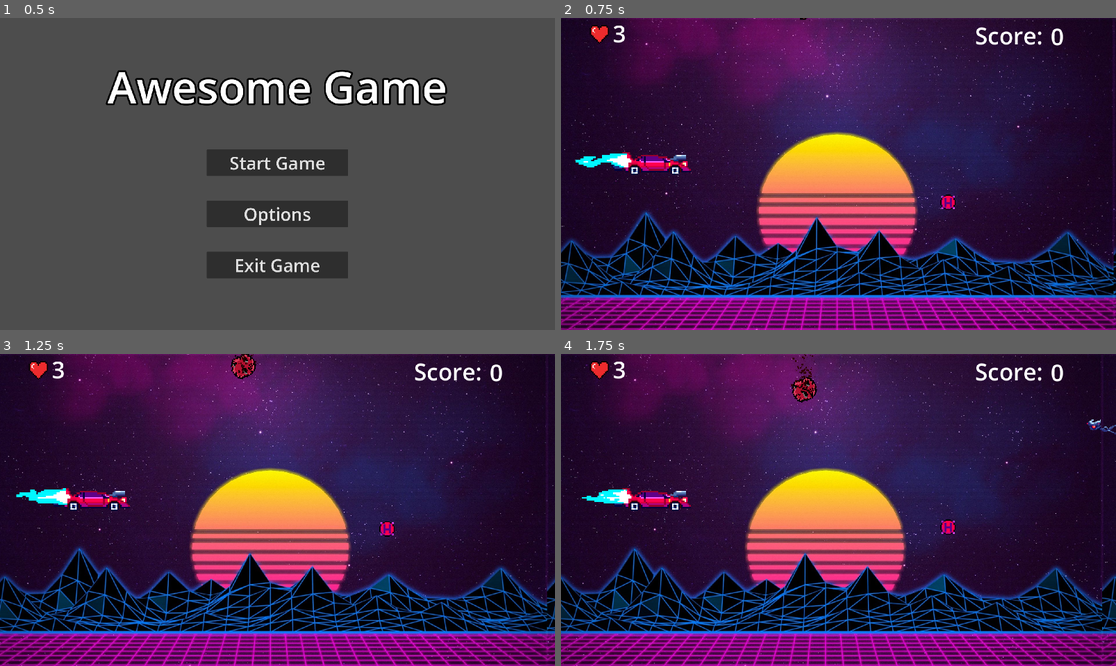
Above: before the commit, frames 1-4 (two rows, left to right).
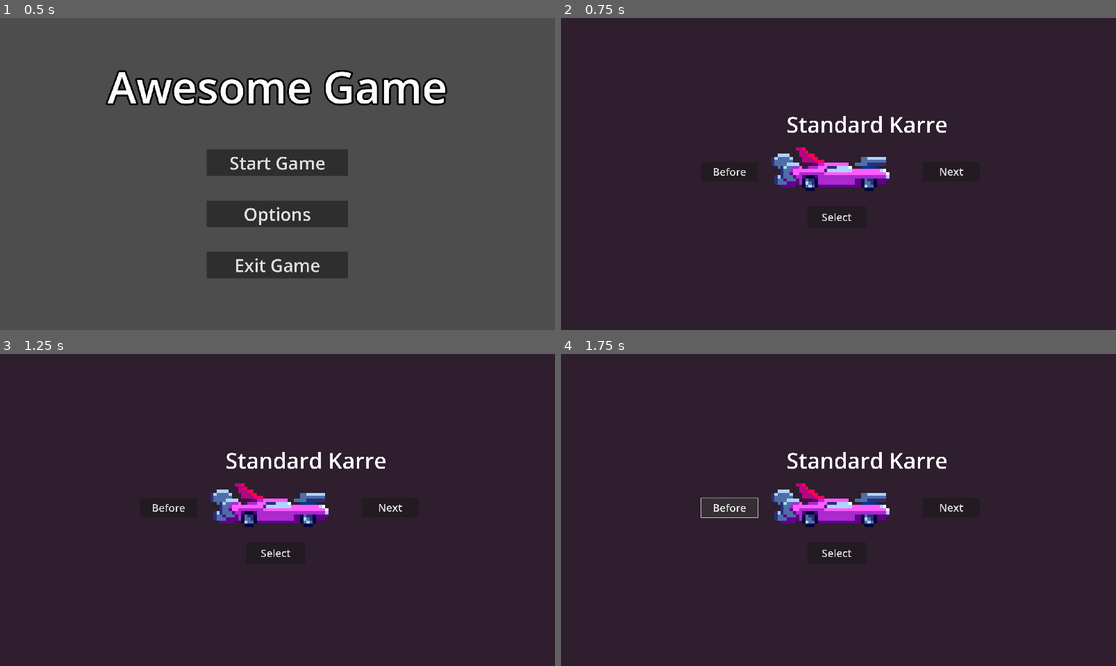
Above: after the commit, the same moments.

Repository: P0ddy/Project-Bentley
Game: Godot game, scene res://Scenes/Menu/main_menu.tscn
Two runs of this game, one before a commit and one after it. Both use one fixed random seed, a clock stepped at 60 frames per second and the inputs below. Sound files missing from this copy of the repository are replaced by a short silence.
Inputs (mouse positions are in pixels of both pictures, inside the frame that each line leads up to):
- Up to frame 1 (0.5 s): no input
- Up to frame 2 (0.75 s): click "Start Game" at 0.5 s
- Up to frame 3 (1.25 s): no input
- Up to frame 4 (1.75 s): click (727, 506) at 1.25 s, where only the run after the commit has a clickable "Before"

Frame 1 is identical in both runs. In frame 2, 70% of the frame differs, in the area x 0-100%, y 0-100%; in frame 3, 70%; in frame 4, 70%.

Commit message:
Adding Character Selection

Diff:
--- /dev/null
+++ b/Scenes/MainScene/AnimatedSprite.gd
@@ -0,0 +1,12 @@
+extends Sprite2D
+
+
+var players = {
+	0: preload("res://Assets/Cars/StandardCar/Car1-driving-idle-Shee-WITHOUT-FLAMEt.png"),
+	1: preload("res://Assets/Cars/Ferrari/Ferrari.png"),
+	2: preload("res://Assets/Cars/Bus/Bus.png")
+}
+
+
+func _ready():
+	self.texture = players[Global.PlayerSelect]
--- a/Scenes/MainScene/player.tscn
+++ b/Scenes/MainScene/player.tscn
@@ -1,173 +1,14 @@
-[gd_scene load_steps=45 format=3 uid="uid://bffmd8v2aatj"]
+[gd_scene load_steps=26 format=3 uid="uid://bffmd8v2aatj"]
 
 [ext_resource type="Script" path="res://Scenes/MainScene/player.gd" id="1_u2hrs"]
 [ext_resource type="Texture2D" uid="uid://bqroux18ckpri" path="res://Assets/Cars/StandardCar/Car1-driving-idle-Shee-WITHOUT-FLAMEt.png" id="2_acln5"]
-[ext_resource type="Texture2D" uid="uid://bdfg71glqval6" path="res://Assets/Cars/Bus/Bus.png" id="2_frm7s"]
-[ext_resource type="Texture2D" uid="uid://bxyor0ng5lemc" path="res://Assets/Cars/Ferrari/Ferrari.png" id="3_8poxs"]
 [ext_resource type="Texture2D" uid="uid://0y15fyppumw6" path="res://Assets/muzzle3.png" id="3_fca2x"]
 [ext_resource type="Texture2D" uid="uid://dp0lapmy514bb" path="res://Assets/Cars/StandardCar/Car1-driving-idle-Sheet-FLAME-ONLY.png" id="3_rrcaj"]
+[ext_resource type="Script" path="res://Scenes/MainScene/AnimatedSprite.gd" id="5_de3sp"]
 [ext_resource type="AudioStream" uid="uid://cp5bf2vyxjs8q" path="res://Audio/SFX/Player/GetDamage.wav" id="5_t36ud"]
 [ext_resource type="AudioStream" uid="uid://y5jlyno31mtq" path="res://Audio/SFX/Player/WeaponSounds/Laser_Shoot_Mix.wav" id="10_vibwc"]
 [ext_resource type="AudioStream" uid="uid://c0deer8q1sla5" path="res://Audio/SFX/Player/WeaponSounds/Laser_Shoot_Mix3.wav" id="11_6j32e"]
 [ext_resource type="AudioStream" uid="uid://c3ec2ibjn5xf4" path="res://Audio/SFX/Player/WeaponSounds/Laser_Shoot_Mix2.wav" id="12_l3slp"]
-
-[sub_resource type="AtlasTexture" id="AtlasTexture_mkof2"]
-atlas = ExtResource("2_frm7s")
-region = Rect2(0, 0, 83, 25)
-
-[sub_resource type="AtlasTexture" id="AtlasTexture_l8ar2"]
-atlas = ExtResource("2_frm7s")
-region = Rect2(83, 0, 83, 25)
-
-[sub_resource type="AtlasTexture" id="AtlasTexture_wf7kt"]
-atlas = ExtResource("2_frm7s")
-region = Rect2(166, 0, 83, 25)
-
-[sub_resource type="AtlasTexture" id="AtlasTexture_2sx6k"]
-atlas = ExtResource("2_frm7s")
-region = Rect2(249, 0, 83, 25)
-
-[sub_resource type="AtlasTexture" id="AtlasTexture_ab4aa"]
-atlas = ExtResource("2_frm7s")
-region = Rect2(332, 0, 83, 25)
-
-[sub_resource type="AtlasTexture" id="AtlasTexture_h007r"]
-atlas = ExtResource("2_frm7s")
-region = Rect2(415, 0, 83, 25)
-
-[sub_resource type="AtlasTexture" id="AtlasTexture_pfp2k"]
-atlas = ExtResource("2_frm7s")
-region = Rect2(498, 0, 83, 25)
-
-[sub_resource type="AtlasTexture" id="AtlasTexture_ln1n3"]
-atlas = ExtResource("2_frm7s")
-region = Rect2(581, 0, 83, 25)
-
-[sub_resource type="AtlasTexture" id="AtlasTexture_mlwth"]
-atlas = ExtResource("3_8poxs")
-region = Rect2(0, 0, 80, 20)
-
-[sub_resource type="AtlasTexture" id="AtlasTexture_2ya80"]
-atlas = ExtResource("3_8poxs")
-region = Rect2(80, 0, 80, 20)
-
-[sub_resource type="AtlasTexture" id="AtlasTexture_8tat3"]
-atlas = ExtResource("3_8poxs")
-region = Rect2(160, 0, 80, 20)
-
-[sub_resource type="AtlasTexture" id="AtlasTexture_fcump"]
-atlas = ExtResource("3_8poxs")
-region = Rect2(240, 0, 80, 20)
-
-[sub_resource type="AtlasTexture" id="AtlasTexture_fidsd"]
-atlas = ExtResource("2_acln5")
-region = Rect2(0, 0, 74, 14)
-
-[sub_resource type="AtlasTexture" id="AtlasTexture_a28w1"]
-atlas = ExtResource("2_acln5")
-region = Rect2(74, 0, 74, 14)
-
-[sub_resource type="AtlasTexture" id="AtlasTexture_d1ajh"]
-atlas = ExtResource("2_acln5")
-region = Rect2(148, 0, 74, 14)
-
-[sub_resource type="AtlasTexture" id="AtlasTexture_bl1uc"]
-atlas = ExtResource("2_acln5")
-region = Rect2(222, 0, 74, 14)
-
-[sub_resource type="AtlasTexture" id="AtlasTexture_hcs4y"]
-atlas = ExtResource("2_acln5")
-region = Rect2(296, 0, 74, 14)
-
-[sub_resource type="AtlasTexture" id="AtlasTexture_oebgn"]
-atlas = ExtResource("2_acln5")
-region = Rect2(370, 0, 74, 14)
-
-[sub_resource type="AtlasTexture" id="AtlasTexture_li5d4"]
-atlas = ExtResource("2_acln5")
-region = Rect2(444, 0, 74, 14)
-
-[sub_resource type="AtlasTexture" id="AtlasTexture_1nikb"]
-atlas = ExtResource("2_acln5")
-region = Rect2(518, 0, 74, 14)
-
-[sub_resource type="SpriteFrames" id="SpriteFrames_6cuff"]
-animations = [{
-"frames": [{
-"duration": 1.0,
-"texture": SubResource("AtlasTexture_mkof2")
-}, {
-"duration": 1.0,
-"texture": SubResource("AtlasTexture_l8ar2")
-}, {
-"duration": 1.0,
-"texture": SubResource("AtlasTexture_wf7kt")
-}, {
-"duration": 1.0,
-"texture": SubResource("AtlasTexture_2sx6k")
-}, {
-"duration": 1.0,
-"texture": SubResource("AtlasTexture_ab4aa")
-}, {
-"duration": 1.0,
-"texture": SubResource("AtlasTexture_h007r")
-}, {
-"duration": 1.0,
-"texture": SubResource("AtlasTexture_pfp2k")
-}, {
-"duration": 1.0,
-"texture": SubResource("AtlasTexture_ln1n3")
-}],
-"loop": true,
-"name": &"Bus_Idle",
-"speed": 5.0
-}, {
-"frames": [{
-"duration": 1.0,
-"texture": SubResource("AtlasTexture_mlwth")
-}, {
-"duration": 1.0,
-"texture": SubResource("AtlasTexture_2ya80")
-}, {
-"duration": 1.0,
-"texture": SubResource("AtlasTexture_8tat3")
-}, {
-"duration": 1.0,
-"texture": SubResource("AtlasTexture_fcump")
-}],
-"loop": true,
-"name": &"Ferrari_Idle",
-"speed": 5.0
-}, {
-"frames": [{
-"duration": 1.0,
-"texture": SubResource("AtlasTexture_fidsd")
-}, {
-"duration": 1.0,
-"texture": SubResource("AtlasTexture_a28w1")
-}, {
-"duration": 1.0,
-"texture": SubResource("AtlasTexture_d1ajh")
-}, {
-"duration": 1.0,
-"texture": SubResource("AtlasTexture_bl1uc")
-}, {
-"duration": 1.0,
-"texture": SubResource("AtlasTexture_hcs4y")
-}, {
-"duration": 1.0,
-"texture": SubResource("AtlasTexture_oebgn")
-}, {
-"duration": 1.0,
-"texture": SubResource("AtlasTexture_li5d4")
-}, {
-"duration": 1.0,
-"texture": SubResource("AtlasTexture_1nikb")
-}],
-"loop": true,
-"name": &"Karre_idle",
-"speed": 5.0
-}]
 
 [sub_resource type="RectangleShape2D" id="RectangleShape2D_5niuo"]
 size = Vector2(388, 119)
@@ -279,17 +120,55 @@
 stream_2/stream = ExtResource("12_l3slp")
 stream_2/weight = 1.0
 
+[sub_resource type="Animation" id="Animation_k2i5w"]
+resource_name = "Idle"
+length = 0.4635
+loop_mode = 1
+tracks/0/type = "value"
+tracks/0/imported = false
+tracks/0/enabled = true
+tracks/0/path = NodePath(".:frame")
+tracks/0/interp = 1
+tracks/0/loop_wrap = true
+tracks/0/keys = {
+"times": PackedFloat32Array(-0.1, 0, 0.1, 0.2, 0.3),
+"transitions": PackedFloat32Array(1, 1, 1, 1, 1),
+"update": 1,
+"values": [0, 0, 1, 2, 3]
+}
+
+[sub_resource type="Animation" id="Animation_fm8th"]
+length = 0.001
+tracks/0/type = "value"
+tracks/0/imported = false
+tracks/0/enabled = true
+tracks/0/path = NodePath(".:frame")
+tracks/0/interp = 1
+tracks/0/loop_wrap = true
+tracks/0/keys = {
+"times": PackedFloat32Array(0),
+"transitions": PackedFloat32Array(1),
+"update": 1,
+"values": [0]
+}
+
+[sub_resource type="AnimationLibrary" id="AnimationLibrary_qnx04"]
+_data = {
+"Idle": SubResource("Animation_k2i5w"),
+"RESET": SubResource("Animation_fm8th")
+}
+
 [node name="Player" type="CharacterBody2D" groups=["Player"]]
 position = Vector2(338, 182)
 motion_mode = 1
 script = ExtResource("1_u2hrs")
 
-[node name="AnimatedSprite" type="AnimatedSprite2D" parent="."]
+[node name="AnimatedSprite" type="Sprite2D" parent="."]
 position = Vector2(-209, 37)
 scale = Vector2(10.75, 10.75)
-sprite_frames = SubResource("SpriteFrames_6cuff")
-animation = &"Bus_Idle"
-autoplay = "Ferrari_Idle"
+texture = ExtResource("2_acln5")
+hframes = 8
+script = ExtResource("5_de3sp")
 
 [node name="CollisionShape2D" type="CollisionShape2D" parent="."]
 position = Vector2(-5, 43.5)
@@ -302,7 +181,6 @@
 wait_time = 0.25
 
 [node name="MuzzleFlash" type="Sprite2D" parent="."]
-visible = false
 position = Vector2(187, 10)
 rotation = 0.785398
 scale = Vector2(0.467437, 0.454693)
@@ -333,4 +211,11 @@
 volume_db = -8.447
 bus = &"SFX"
 
+[node name="AnimationPlayer" type="AnimationPlayer" parent="."]
+root_node = NodePath("../AnimatedSprite")
+libraries = {
+"": SubResource("AnimationLibrary_qnx04")
+}
+autoplay = "Idle"
+
 [connection signal="timeout" from="AttackSpeedTimer" to="." method="_on_attack_speed_timer_timeout"]
--- a/Scenes/Menu/character_select.tscn
+++ b/Scenes/Menu/character_select.tscn
@@ -37,21 +37,37 @@
 atlas = ExtResource("3_4upjr")
 region = Rect2(518, 0, 74, 14)
 
-[sub_resource type="AtlasTexture" id="AtlasTexture_b608q"]
-atlas = ExtResource("3_4nr4t")
-region = Rect2(0, 0, 80, 20)
-
-[sub_resource type="AtlasTexture" id="AtlasTexture_b4gcg"]
-atlas = ExtResource("3_4nr4t")
-region = Rect2(80, 0, 80, 20)
-
-[sub_resource type="AtlasTexture" id="AtlasTexture_r5weg"]
-atlas = ExtResource("3_4nr4t")
-region = Rect2(160, 0, 80, 20)
-
-[sub_resource type="AtlasTexture" id="AtlasTexture_uwxp8"]
-atlas = ExtResource("3_4nr4t")
-region = Rect2(240, 0, 80, 20)
+[sub_resource type="AtlasTexture" id="AtlasTexture_qnf4m"]
+atlas = ExtResource("3_4nr4t")
+region = Rect2(0, 0, 94, 20)
+
+[sub_resource type="AtlasTexture" id="AtlasTexture_alu1s"]
+atlas = ExtResource("3_4nr4t")
+region = Rect2(94, 0, 94, 20)
+
+[sub_resource type="AtlasTexture" id="AtlasTexture_gdww6"]
+atlas = ExtResource("3_4nr4t")
+region = Rect2(188, 0, 94, 20)
+
+[sub_resource type="AtlasTexture" id="AtlasTexture_1uiap"]
+atlas = ExtResource("3_4nr4t")
+region = Rect2(282, 0, 94, 20)
+
+[sub_resource type="AtlasTexture" id="AtlasTexture_wo24o"]
+atlas = ExtResource("3_4nr4t")
+region = Rect2(376, 0, 94, 20)
+
+[sub_resource type="AtlasTexture" id="AtlasTexture_vyblb"]
+atlas = ExtResource("3_4nr4t")
+region = Rect2(470, 0, 94, 20)
+
+[sub_resource type="AtlasTexture" id="AtlasTexture_qah3k"]
+atlas = ExtResource("3_4nr4t")
+region = Rect2(564, 0, 94, 20)
+
+[sub_resource type="AtlasTexture" id="AtlasTexture_0pb8q"]
+atlas = ExtResource("3_4nr4t")
+region = Rect2(658, 0, 94, 20)
 
 [sub_resource type="AtlasTexture" id="AtlasTexture_5suyk"]
 atlas = ExtResource("2_sbnsk")
@@ -118,16 +134,28 @@
 }, {
 "frames": [{
 "duration": 1.0,
-"texture": SubResource("AtlasTexture_b608q")
-}, {
-"duration": 1.0,
-"texture": SubResource("AtlasTexture_b4gcg")
-}, {
-"duration": 1.0,
-"texture": SubResource("AtlasTexture_r5weg")
-}, {
-"duration": 1.0,
-"texture": SubResource("AtlasTexture_uwxp8")
+"texture": SubResource("AtlasTexture_qnf4m")
+}, {
+"duration": 1.0,
+"texture": SubResource("AtlasTexture_alu1s")
+}, {
+"duration": 1.0,
+"texture": SubResource("AtlasTexture_gdww6")
+}, {
+"duration": 1.0,
+"texture": SubResource("AtlasTexture_1uiap")
+}, {
+"duration": 1.0,
+"texture": SubResource("AtlasTexture_wo24o")
+}, {
+"duration": 1.0,
+"texture": SubResource("AtlasTexture_vyblb")
+}, {
+"duration": 1.0,
+"texture": SubResource("AtlasTexture_qah3k")
+}, {
+"duration": 1.0,
+"texture": SubResource("AtlasTexture_0pb8q")
 }],
 "loop": true,
 "name": &"Player2",
@@ -172,7 +200,7 @@
 offset_bottom = 1085.0
 
 [node name="PlayerSelect" type="AnimatedSprite2D" parent="."]
-position = Vector2(771, 527)
+position = Vector2(738, 523)
 scale = Vector2(10.75, 10.75)
 sprite_frames = SubResource("SpriteFrames_7dl6s")
 animation = &"Player3"
@@ -182,21 +210,22 @@
 offset_top = 499.0
 offset_right = 681.0
 offset_bottom = 566.0
-text = "Left
-"
+theme_override_font_sizes/font_size = 36
+text = "Before"
 
 [node name="RightButton" type="Button" parent="."]
 offset_left = 1252.0
 offset_top = 498.0
 offset_right = 1448.0
 offset_bottom = 565.0
-text = "Right"
+theme_override_font_sizes/font_size = 36
+text = "Next"
 
 [node name="Selected Car" type="Label" parent="."]
-offset_left = 841.0
-offset_top = 329.0
-offset_right = 1071.0
-offset_bottom = 396.0
+offset_left = 780.0
+offset_top = 315.0
+offset_right = 1010.0
+offset_bottom = 420.0
 theme_override_font_sizes/font_size = 76
 
 [node name="SelectButton" type="Button" parent="."]
@@ -204,6 +233,7 @@
 offset_top = 652.0
 offset_right = 1056.0
 offset_bottom = 727.0
+theme_override_font_sizes/font_size = 36
 text = "Select"
 
 [connection signal="pressed" from="LeftButton" to="." method="_on_left_button_pressed"]
--- a/Scenes/Menu/main_menu.gd
+++ b/Scenes/Menu/main_menu.gd
@@ -8,7 +8,7 @@
 
 func _on_start_button_button_down():
 	AudioPlayer.button_click()
-	get_tree().change_scene_to_packed(main_game_packed_scene)
+	get_tree().change_scene_to_file("res://Scenes/Menu/character_select.tscn")
 	Global.score = 0
 	Global.health = 3
 
Binary file changed: Assets/Cars/Ferrari/Ferrari.png
Binary file added: Assets/Cars/Ferrari/FerrariFlamme.png
Not shown, changed: Assets/Cars/Ferrari/FerrariFlamme.png.import
Not shown: 1 places in Scenes/Menu/character_select.tscn that only renumber resources
